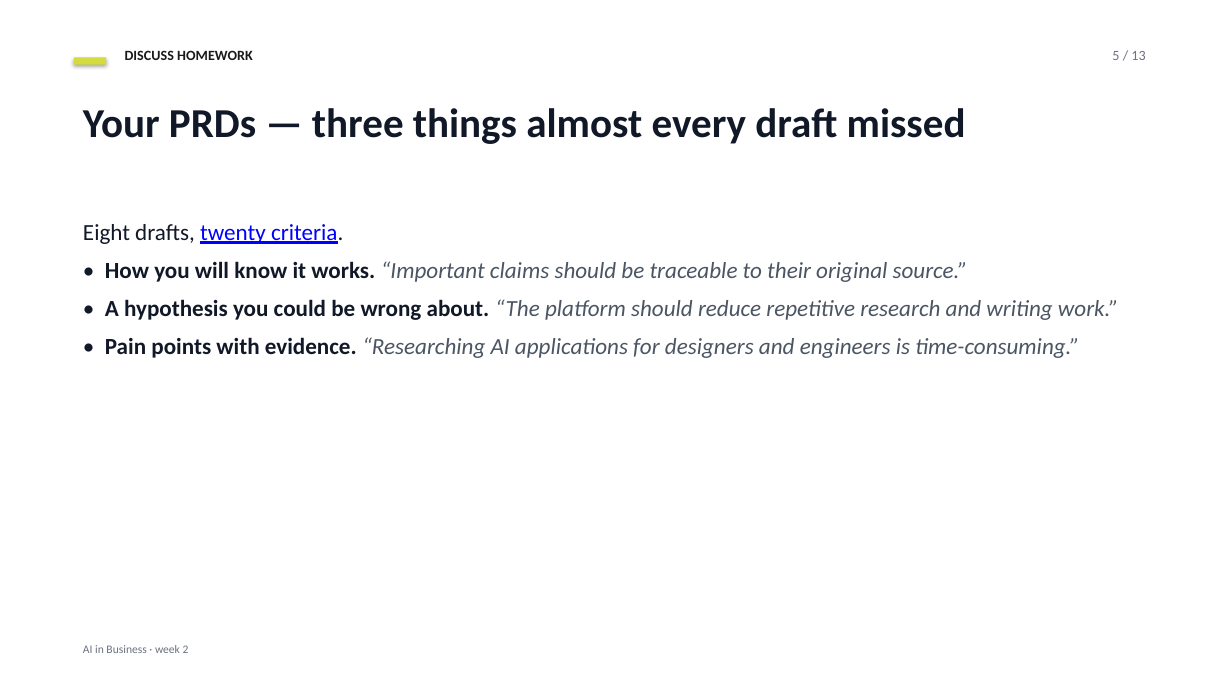
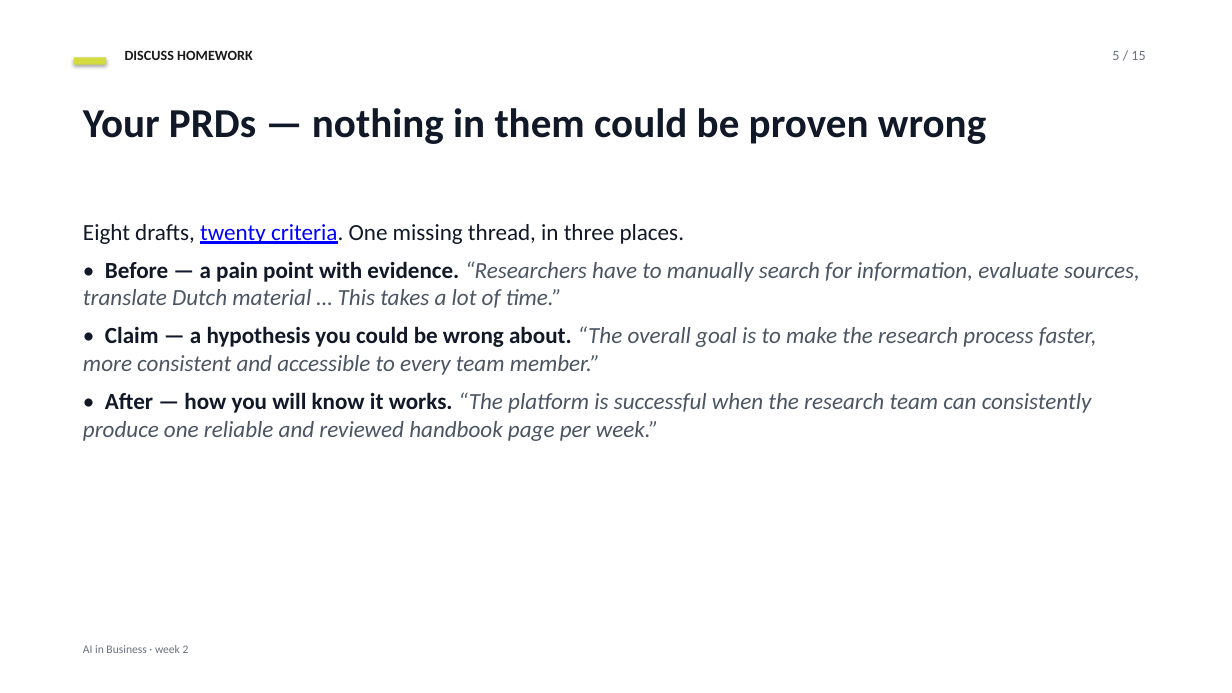
Before and after one commit to datadrivendecisions/ai-in-business, a slide deck: slide 5 of project-documentation/slides/week-02-deck.pptx. Drawn at 1232x693 pixels with LibreOffice and Linux fonts; fonts in the diff are those of the drawing. Boxes give left, top, right and bottom in pixels: in the first picture for what was removed or moved away, otherwise in the second. Text is boxed around its words. In the diff, an @@ line names an element or a change of style, - is before the commit and + after.

```diff
--- a/project-documentation/slides/week-02-deck.pptx
+++ b/project-documentation/slides/week-02-deck.pptx
@@ text at (x1=1112, y1=51, x2=1145, y2=60): text changed @@
-5 / 13
+5 / 15
@@ text at (x1=83, y1=108, x2=986, y2=144): text changed @@
-Your PRDs — three things almost every draft missed
+Your PRDs — nothing in them could be proven wrong
@@ text at (x1=83, y1=224, x2=1140, y2=441): text changed @@
-Eight drafts, twenty criteria.
-• How you will know it works. “Important claims should be traceable to their original source.”
-• A hypothesis you could be wrong about. “The platform should reduce repetitive research and writing work.”
-• Pain points with evidence. “Researching AI applications for designers and engineers is time-consuming.”
+Eight drafts, twenty criteria. One missing thread, in three places.
+• Before — a pain point with evidence. “Researchers have to manually search for information, evaluate sources, translate Dutch material … This takes a lot of time.”
+• Claim — a hypothesis you could be wrong about. “The overall goal is to make the research process faster, more consistent and accessible to every team member.”
+• After — how you will know it works. “The platform is successful when the research team can consistently produce one reliable and reviewed handbook page per week.”
```
Also in this commit, not shown: 12 other slides changed, 2 slides added, 4 other files.
